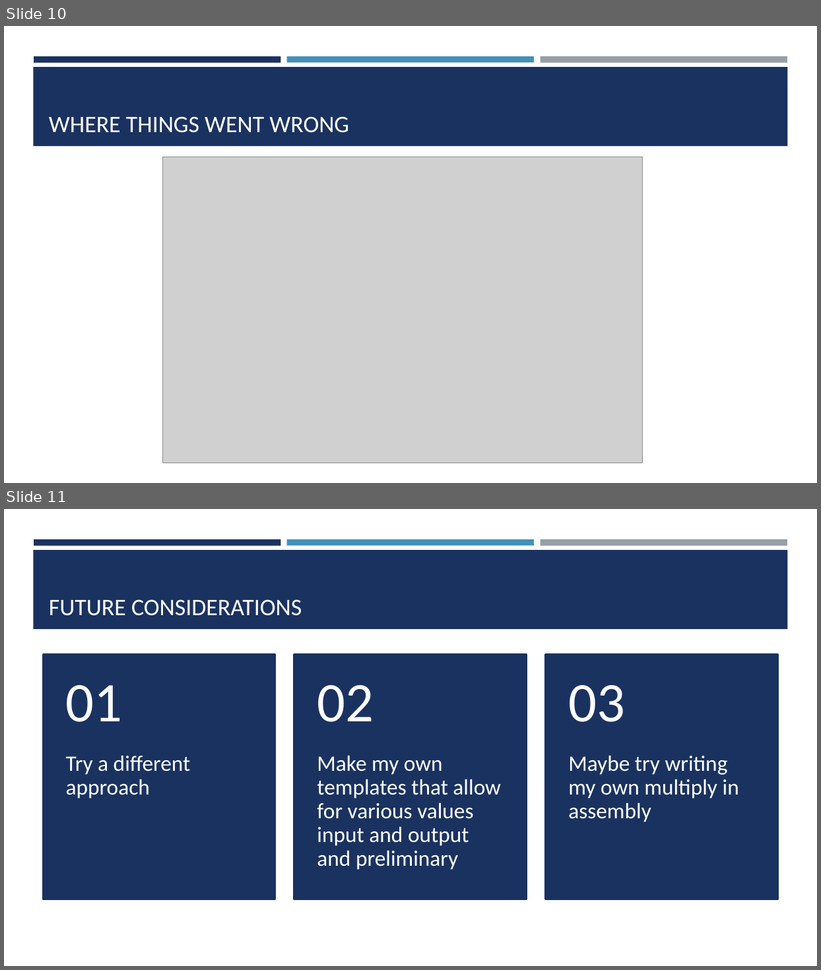
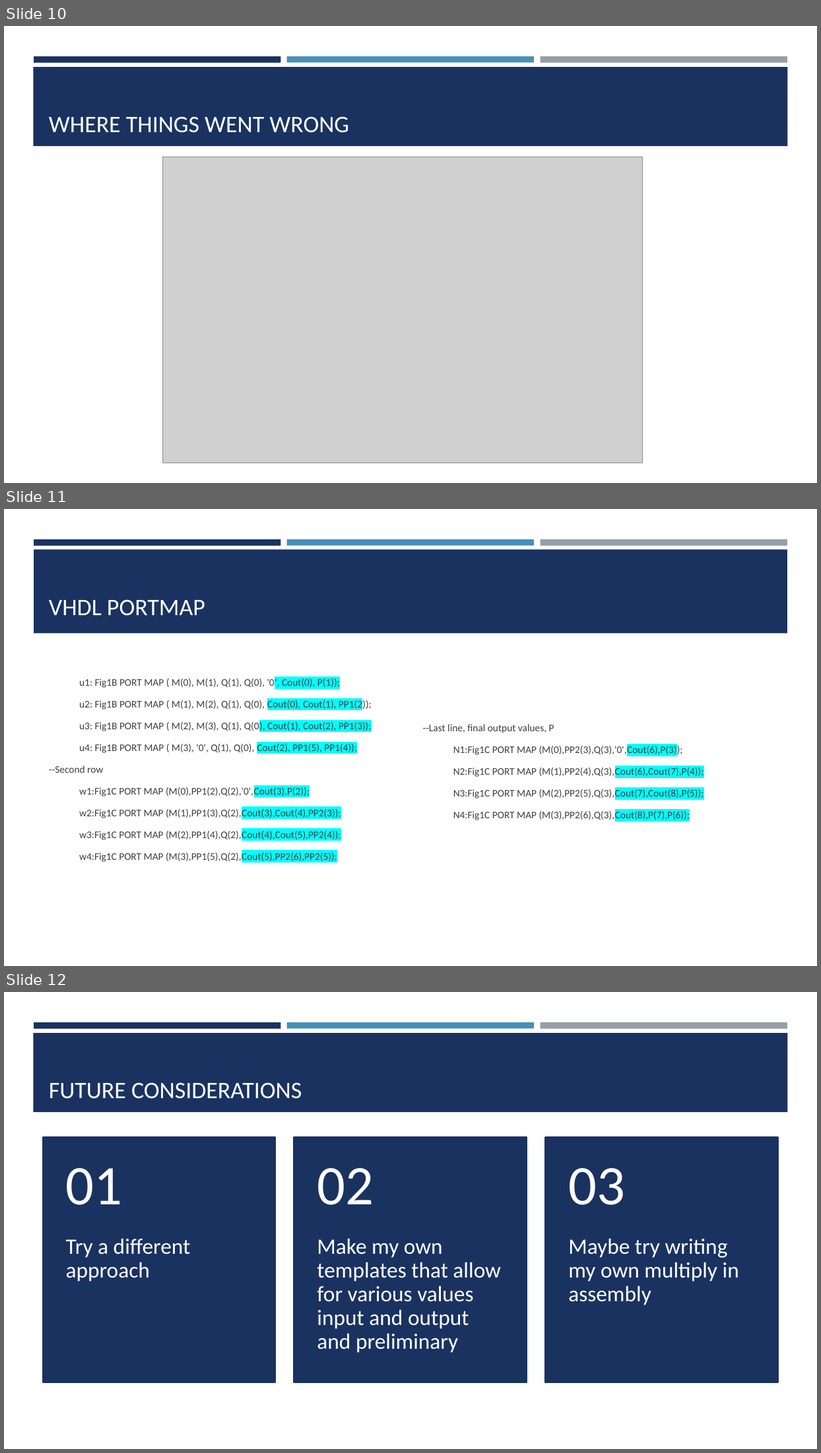
Before and after one commit to LisaJacklin/CS301_Project, a slide deck: CS301_ProjectPresentation.pptx. Shown one above the other, each under a label of ours: slides 10 and 11 before the commit, slides 10, 11 and 12 after it. The pictures are 821x970 and 821x1453 pixels, drawn with LibreOffice and Linux fonts; fonts in the diff are those of the drawing; grey boxes stand for pictures. Boxes give left, top, right and bottom in pixels: in the first picture for what was removed or moved away, otherwise in the second. Text is boxed around its words. In the diff, an @@ line names an element or a change of style, - is before the commit and + after.

```diff
--- a/CS301_ProjectPresentation.pptx
+++ b/CS301_ProjectPresentation.pptx
@@ slide 11 added at [4,509,817,966], background #FFFFFF; not listed: 3 template elements that a slide beside it also shows @@
@@ rectangle added at [34,549,788,634], fill #1A3260 @@
@@ title added at [49,599,205,616], 28 pt, text #FFFFFF @@
+VHDL PORTMAP
@@ text added at [49,677,372,863], 12 pt, text #3D3D3D @@
+u1: Fig1B PORT MAP ( M(0), M(1), Q(1), Q(0), '0', Cout(0), P(1));
+u2: Fig1B PORT MAP ( M(1), M(2), Q(1), Q(0), Cout(0), Cout(1), PP1(2));
+u3: Fig1B PORT MAP ( M(2), M(3), Q(1), Q(0), Cout(1), Cout(2), PP1(3));
+u4: Fig1B PORT MAP ( M(3), '0', Q(1), Q(0), Cout(2), PP1(5), PP1(4));
+--Second row
+w1:Fig1C PORT MAP (M(0),PP1(2),Q(2),'0',Cout(3),P(2));
+w2:Fig1C PORT MAP (M(1),PP1(3),Q(2),Cout(3),Cout(4),PP2(3));
+w3:Fig1C PORT MAP (M(2),PP1(4),Q(2),Cout(4),Cout(5),PP2(4));
+w4:Fig1C PORT MAP (M(3),PP1(5),Q(2),Cout(5),PP2(6),PP2(5));
@@ text added at [423,724,704,822], 12 pt, text #3D3D3D @@
+--Last line, final output values, P
+N1:Fig1C PORT MAP (M(0),PP2(3),Q(3),'0',Cout(6),P(3));
+N2:Fig1C PORT MAP (M(1),PP2(4),Q(3),Cout(6),Cout(7),P(4));
+N3:Fig1C PORT MAP (M(2),PP2(5),Q(3),Cout(7),Cout(8),P(5));
+N4:Fig1C PORT MAP (M(3),PP2(6),Q(3),Cout(8),P(7),P(6));
@@ what was slide 11 is now slide 12 @@
```
Also in this commit, not shown: 1 slide changed.
